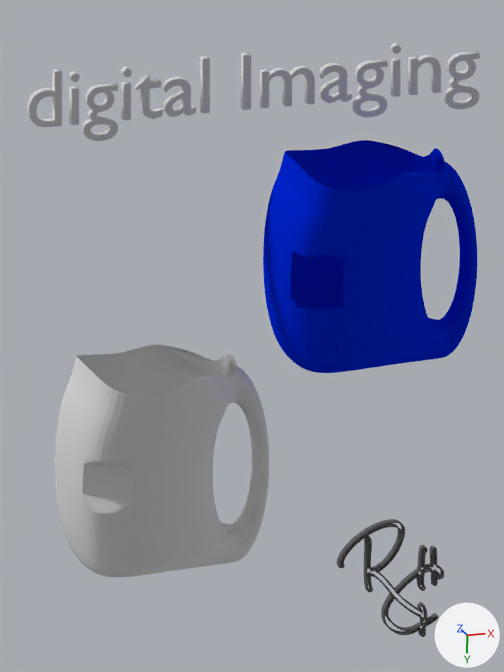
Before and after pictures for a commit that changed the Blender file digital_imaging.blend.
The view is the same before and after, from the file's camera 'Camera'. Every picture has the same lights, and +X, +Y and +Z are marked at lower right.

Script lines for the objects in view, before the commit:
```python
ob_curve = bpy.data.objects.new('Curve', cu_path2989_002)
ob_curve.location = (0.84, 1.25, 0.0)
ob_curve.rotation_euler = (3.142, 0.0, 0.0)  # degrees (180, 0, 0)
ob_curve.scale = (0.368, 0.368, 0.368)
ob_fh1_voxelizer_tetgen_in = bpy.data.objects.new('Fh1 Voxelizer-Tetgen In', me_fh1_voxelizer_tetgen_in)
ob_fh1_voxelizer_tetgen_in.location = (-0.52, 0.35, -0.1)
ob_text = bpy.data.objects.new('Text', txt_text)
ob_text.location = (-2.68, -3.63, 1.25)
ob_text.rotation_euler = (3.142, 0.0, 0.0)  # degrees (180, 0, 0)
ob_torus_002 = bpy.data.objects.new('Torus.002', me_torus_002)
ob_torus_002.location = (2.09, -1.94, -0.01)
```
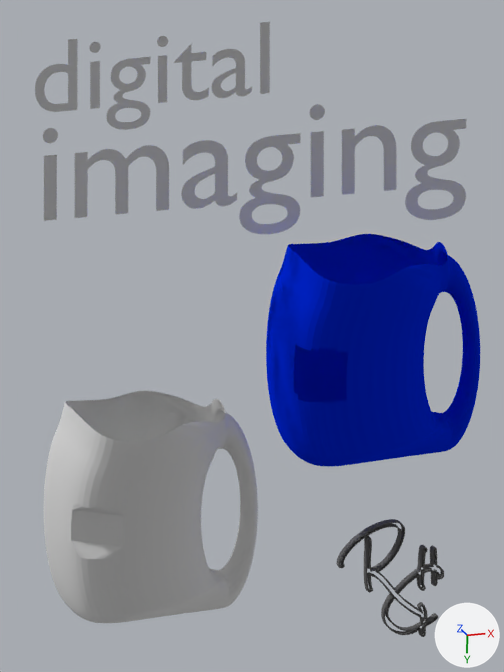
Where the change shows, as pixel boxes [x1, y1, x2, y2] in the pictures (504 x 672 px):
'Torus.002', moved: before [263, 140, 477, 373]; after [266, 234, 480, 466]
'Fh1 Voxelizer-Tetgen In', moved: before [55, 345, 269, 577]; after [44, 391, 258, 623]
'Text', text changed, moved: before [27, 43, 480, 141]; after [43, 104, 466, 234]
'Text.001', added: after [35, 22, 270, 130]

The change in detail:
In text 'Text' (txt_text), extrude is no longer 0.05.
In text 'Text' (txt_text), body goes from 'digital Imaging' to 'imaging'.
In text 'Text' (txt_text), size is now set to 1.8.
Text 'Text.001' (txt_text_001) is new.
Its body is 'digital'.
Its size is 1.3.
Object 'Text' (ob_text) moves from (-2.68, -3.63, 1.25) to (-2.55, -2.45, 1.25).
Object 'Torus.002' (ob_torus_002) moves from (2.09, -1.94, -0.01) to (2.13, -0.78, -0.01).
Object 'Fh1 Voxelizer-Tetgen In' (ob_fh1_voxelizer_tetgen_in) moves from (-0.52, 0.35, -0.1) to (-0.66, 0.91, -0.1).
Object 'Text.001' (ob_text_001) is new; it shows txt_text_001.
Its location is (-2.61, -3.8, 1.25).
Its rotation in degrees is (180, 0, 0).
